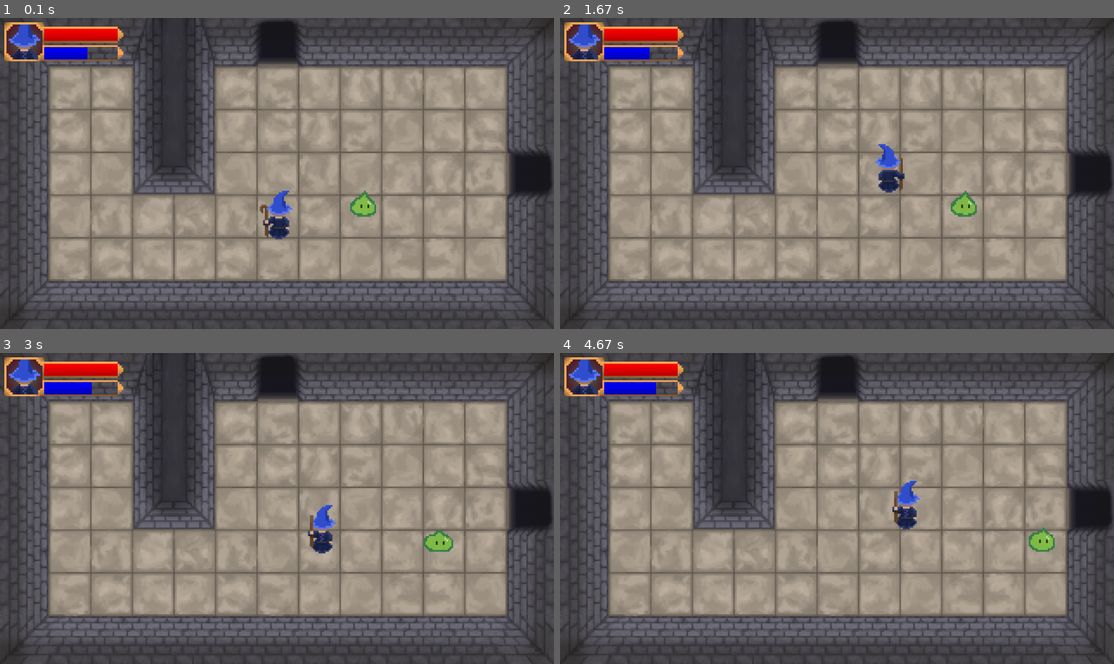
Above: before the commit, frames 1-4 (two rows, left to right).
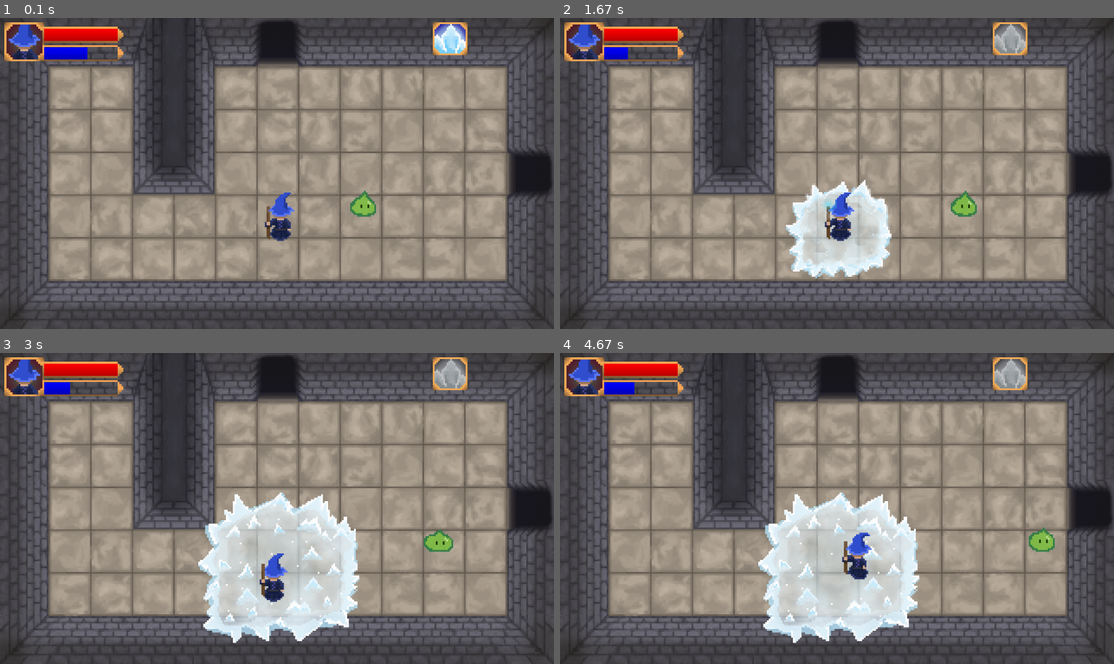
Above: after the commit, the same moments.

Repository: wmunsch/CS183-Group-Game
Game: pygame game, started from engine_Will.py
Two runs of this game, one before a commit and one after it. Both use one fixed random seed, a clock stepped at 60 frames per second and the inputs below.
Inputs:
- Up to frame 1 (0.1 s): no input
- Up to frame 2 (1.67 s): tap 3 at 0.33 s; hold Right 0.67-1.13 s; tap 2 at 0.82 s; hold Up 1.17-1.63 s
- Up to frame 3 (3 s): hold Right 1.67-2.13 s; tap 3 at 1.82 s; hold Left 2.17-2.7 s; tap 2 at 2.32 s; hold Down from 2.73 s (still down)
- Up to frame 4 (4.67 s): release Down at 3.03 s; hold Left 3.07-3.47 s; tap 3 at 3.22 s; hold Up 3.5-3.87 s; tap 2 at 3.65 s; hold Right 3.9-4.53 s; hold Down from 4.57 s (still down)

The runs differ from the first frame. In frame 1, 1.1% of the frame differs, in the area x 46-85%, y 1-72%; in frame 2, 5.8%; in frame 3, 12%; in frame 4, 12%, in the area x 13-85%, y 1-94%.

Commit message:
added a spell (3 on keyboard)

Diff:
--- a/engine_Will.py
+++ b/engine_Will.py
@@ -9,6 +9,12 @@
 ui = pygame.image.load('graphics/charUI.png')
 ui = ui.convert_alpha()
 ui = pygame.transform.scale(ui,(275,90))
+icenovaicon = pygame.image.load('graphics/icenovaicon.png')
+icenovaicon = icenovaicon.convert()
+icenovaicon = pygame.transform.scale(icenovaicon,(80,76))
+icenovaicongrey = pygame.image.load('graphics/icenovaicongrey.png')
+icenovaicongrey = icenovaicongrey.convert()
+icenovaicongrey = pygame.transform.scale(icenovaicongrey,(80,76))
 #blackFadeScreen.fill((255,255,255))
 #blackFadeScreen.setAlpha()
 done = False
@@ -18,8 +24,8 @@
 class Player(pygame.sprite.Sprite):
     def __init__(self):
         super(Player, self).__init__()
-        self.surf = pygame.image.load('graphics/character.png')
-        self.surf = pygame.transform.scale(self.surf,(76,112))
+        self.surf = pygame.image.load('graphics/player_walking_downF1.png')
+        self.surf = pygame.transform.scale(self.surf,(92,124))
         self.animation_speed = 10
         self.animation_speed = self.animation_speed
         self.rect = self.surf.get_rect()
@@ -40,6 +46,15 @@
             pygame.transform.scale(pygame.image.load('graphics/player_walking_downF2.png'),(92,124)),
             pygame.transform.scale(pygame.image.load('graphics/player_walking_downF3.png'),(92,124)),
             pygame.transform.scale(pygame.image.load('graphics/player_walking_downF4.png'),(92,124))]
+        self.cast_ice_ani = [pygame.transform.scale(pygame.image.load('graphics/player_cast_iceF1.png'),(92,124)),
+            pygame.transform.scale(pygame.image.load('graphics/player_cast_iceF2.png'),(92,124)),
+            pygame.transform.scale(pygame.image.load('graphics/player_cast_iceF3.png'),(92,124)),
+            pygame.transform.scale(pygame.image.load('graphics/player_cast_iceF4.png'),(92,124)),
+            pygame.transform.scale(pygame.image.load('graphics/player_cast_iceF5.png'),(92,124)),
+            pygame.transform.scale(pygame.image.load('graphics/player_cast_iceF6.png'),(92,124)),
+            pygame.transform.scale(pygame.image.load('graphics/player_cast_iceF7.png'),(92,124)),
+            pygame.transform.scale(pygame.image.load('graphics/player_cast_iceF8.png'),(92,124)),
+            pygame.transform.scale(pygame.image.load('graphics/player_cast_iceF9.png'),(92,124))]
 
 ######## this converts all the colors or something which increases performance############
         for i in range(0,4):
@@ -56,6 +71,11 @@
         self.fallingTime = 0
         self.falling = False
         self.hasKey = False
+        self.castingTime = 0
+        self.frameOn = 0
+        self.castingIceNova = False
+        self.icenovacooldown = 0
+        self.startCountingCooldown = False
 
 
     def update(self, pressed_keys):
@@ -65,76 +85,118 @@
         self.manaTime += 1
         if (self.manaTime % 60 == 0 and self.mana < 34):
             self.mana += self.mana_regen
-
+########## handles spell cooldowns #################
+        if (self.startCountingCooldown == True):
+            self.icenovacooldown +=1
+            if (self.icenovacooldown % 400 == 0):
+                self.startCountingCooldown = False
+                self.icenovacooldown = 0
+############starts the cast animation##############
+        if (self.isCasting == True):
+            self.castingTime += 1
+            if (self.castingTime % 8 == 0):
+                if (self.frameOn < 7):
+                    self.surf = self.cast_ice_ani[self.frameOn]
+                    self.frameOn +=1
+                elif (self.frameOn == 7):
+                    icenova.surf = icenova.animation[0]
+                    self.castingIceNova = True
+                    self.surf = self.cast_ice_ani[self.frameOn]
+                    self.frameOn +=1
+                elif (self.frameOn >7 and self.frameOn <9):
+                    self.surf = self.cast_ice_ani[self.frameOn]
+                    self.frameOn +=1
+                else:
+                    self.frameOn = 0
+                    self.isCasting = False
+                    self.castingTime = 0
+                    self.surf = self.walk_down_ani[0]
 ######### walking up animation ##############
         if pressed_keys[pygame.K_UP]:
-            self.leftspeed = 4
-            self.rightspeed = 4
-            self.downspeed = 4
-            self.direction = 1
-            self.rect.move_ip(0, -self.upspeed)
-            self.time += 1
-            if (self.time % 12 == 0):
-                if(self.current_frame>2):
-                    self.current_frame = 0
-                else:
-                    self.current_frame+=1
-
-            self.surf = self.walk_up_ani[self.current_frame]
+            if (self.isCasting == False):
+                self.leftspeed = 4
+                self.rightspeed = 4
+                self.downspeed = 4
+                self.direction = 1
+                self.rect.move_ip(0, -self.upspeed)
+                self.time += 1
+                if (self.time % 12 == 0):
+                    if(self.current_frame>2):
+                        self.current_frame = 0
+                    else:
+                        self.current_frame+=1
+
+                self.surf = self.walk_up_ani[self.current_frame]
 
 ######### walking down animation ##############
         elif pressed_keys[pygame.K_DOWN]:
-            self.leftspeed = 4
-            self.rightspeed = 4
-            self.upspeed = 4
-            self.direction = 3
-            self.rect.move_ip(0, self.downspeed)
-            self.time += 1
-            if (self.time % 12 == 0):
-                if(self.current_frame>2):
-                    self.current_frame = 0
-                else:
-                    self.current_frame+=1
-
-            self.surf = self.walk_down_ani[self.current_frame]
+            if (self.isCasting == False):
+                self.leftspeed = 4
+                self.rightspeed = 4
+                self.upspeed = 4
+                self.direction = 3
+                self.rect.move_ip(0, self.downspeed)
+                self.time += 1
+                if (self.time % 12 == 0):
+                    if(self.current_frame>2):
+                        self.current_frame = 0
+                    else:
+                        self.current_frame+=1
+
+                self.surf = self.walk_down_ani[self.current_frame]
 
 ######### walking left animation ##############
         elif pressed_keys[pygame.K_LEFT]:
-            self.downspeed = 4
-            self.rightspeed = 4
-            self.upspeed = 4
-            self.direction = 4
-            self.rect.move_ip(-self.leftspeed, 0)
-            self.time += 1
-            if (self.time % 12 == 0):
-                if(self.current_frame>2):
-                    self.current_frame = 0
-                else:
-                    self.current_frame+=1
-
-            self.surf = self.walk_left_ani[self.current_frame]
+            if (self.isCasting == False):
+                self.downspeed = 4
+                self.rightspeed = 4
+                self.upspeed = 4
+                self.direction = 4
+                self.rect.move_ip(-self.leftspeed, 0)
+                self.time += 1
+                if (self.time % 12 == 0):
+                    if(self.current_frame>2):
+                        self.current_frame = 0
+                    else:
+                        self.current_frame+=1
+
+                self.surf = self.walk_left_ani[self.current_frame]
 
 ######### walking right animation ##############
         elif pressed_keys[pygame.K_RIGHT]:
-            self.leftspeed = 4
-            self.downspeed = 4
-            self.upspeed = 4
-            self.direction = 2
-            self.rect.move_ip(self.rightspeed, 0)
-            self.time += 1
-            if (self.time % 12 == 0):
-                if(self.current_frame>2):
-                    self.current_frame = 0
-                else:
-                    self.current_frame+=1
-
-            self.surf = self.walk_right_ani[self.current_frame]
+            if (self.isCasting == False):
+                self.leftspeed = 4
+                self.downspeed = 4
+                self.upspeed = 4
+                self.direction = 2
+                self.rect.move_ip(self.rightspeed, 0)
+                self.time += 1
+                if (self.time % 12 == 0):
+                    if(self.current_frame>2):
+                        self.current_frame = 0
+                    else:
+                        self.current_frame+=1
+
+                self.surf = self.walk_right_ani[self.current_frame]
 
         elif pressed_keys[pygame.K_2]:
             if (self.mana >= 5 and self.isCasting==False):
                 #cast spell here
                 self.isCasting = True
                 self.mana = self.mana - 5
+
+        elif pressed_keys[pygame.K_3]:
+            if (self.isCasting == False and self.startCountingCooldown == False and self.mana >= 10):#(self.mana >= 10 and self.isCasting ==False):
+                xdistance = self.rect.x - icenova.rect.x - 150
+                ydistance = self.rect.y -icenova.rect.y - 105
+                icenova.rect.move_ip(xdistance, ydistance)
+                self.startCountingCooldown = True
+                self.mana -= 10
+                #self.castingIceNova = True
+                self.isCasting = True
+
+
+
 
 #########this makes it so you only cast once per keypress##########
         elif event.type == pygame.KEYUP:
@@ -224,11 +286,59 @@
         self.rect = self.surf.get_rect()
         self.rect.move_ip(1100,200)
 
-class Goblin:
-    x = 0
-    y = 0
-    health = 3
-
+class IceNova(pygame.sprite.Sprite):
+    def __init__(self):
+        super(IceNova, self).__init__()
+        self.surf = pygame.image.load('graphics/icenova0.png')
+        self.surf = pygame.transform.scale(self.surf,(392,392))
+        self.rect = self.surf.get_rect()
+        self.rect.move_ip(400,200) #player spawn point
+        self.animation = [pygame.transform.scale(pygame.image.load('graphics/icenova0.png'),(392,392)),
+            pygame.transform.scale(pygame.image.load('graphics/icenova1.png'),(392,392)),
+            pygame.transform.scale(pygame.image.load('graphics/icenova2.png'),(392,392)),
+            pygame.transform.scale(pygame.image.load('graphics/icenova3.png'),(392,392)),
+            pygame.transform.scale(pygame.image.load('graphics/icenova4.png'),(392,392)),
+            pygame.transform.scale(pygame.image.load('graphics/icenova5.png'),(392,392)),
+            pygame.transform.scale(pygame.image.load('graphics/icenova6.png'),(392,392)),
+            pygame.transform.scale(pygame.image.load('graphics/icenova7.png'),(392,392)),
+            pygame.transform.scale(pygame.image.load('graphics/icenova8.png'),(392,392)),
+            pygame.transform.scale(pygame.image.load('graphics/icenova6.png'),(392,392)),
+            pygame.transform.scale(pygame.image.load('graphics/icenova7.png'),(392,392)),
+            pygame.transform.scale(pygame.image.load('graphics/icenova9.png'),(392,392)),
+            pygame.transform.scale(pygame.image.load('graphics/icenova10.png'),(392,392)),
+            pygame.transform.scale(pygame.image.load('graphics/icenova11.png'),(392,392)),
+            pygame.transform.scale(pygame.image.load('graphics/icenova12.png'),(392,392))]
+            #pygame.image.load('graphics/blank.png')]
+        for i in range(0,13):
+            self.animation[i] = self.animation[i].convert_alpha()
+
+        self.frameOn = 0
+        self.castingTime = 0
+        self.counter = 0
+    def update(self):
+############starts the animation##############
+        self.castingTime += 1
+        if (self.castingTime % 7 == 0):
+            #if (self.frameOn == 0):
+            if (self.frameOn < 7):
+                self.frameOn +=1
+                self.surf = self.animation[self.frameOn]
+
+            elif(self.frameOn >6 and self.frameOn < 12):
+                self.counter +=1
+                if (self.counter % 5 == 0):
+                    self.surf = self.animation[self.frameOn]
+                    self.frameOn +=1
+
+            elif(self.frameOn >11 and self.frameOn <15):
+                self.surf = self.animation[self.frameOn]
+                self.frameOn +=1
+            else:
+                self.frameOn = 0
+                self.castingTime = 0
+                self.counter = 0
+                player.castingIceNova = False
+                #self.surf = null#self.animation[self.frameOn]
 
 class Wall(pygame.sprite.Sprite):
     def __init__(self,x,y,width,height):
@@ -239,6 +349,9 @@
     roomimage = pygame.image.load('graphics/room2.png')
     roomimage = roomimage.convert()
     roomimage = pygame.transform.scale(roomimage,(1280,720))
+    #roomfloor = pygame.image.load('graphics/floor2b.png')
+    #roomfloor= roomfloor.convert()
+    #roomfloor = pygame.transform.scale(roomfloor,(1280,720))
     wallLeft1 = Wall(0,0,100,720)
     wallLeft2 = Wall(0,0,0,0)
     wallRight1 = Wall(1180,0,100,240)
@@ -371,7 +484,7 @@
     return(col)
 
 
-
+icenova = IceNova()
 slime1 = Slime()
 player = Player()
 firstroom = room1()
@@ -388,7 +501,7 @@
 ## add monster sprites to this group to draw them to the screen
 sprites_alive.add(player)
 sprites_alive.add(slime1)
-
+#sprites_alive.add(icenova)
 
 
 sprites_walls.add(firstroom.wallLeft1)
@@ -404,18 +517,30 @@
 
         pressed_keys = pygame.key.get_pressed()
 
-        screen.blit(currentroom.roomimage,(0,0)) #draws the current map/room
+        screen.blit(currentroom.roomimage,(0,0))
+
+        if (player.castingIceNova == True):
+            icenova.update()
+            screen.blit(icenova.surf,icenova.rect)
+
+####### drawing spell icons #################################
+        if (player.startCountingCooldown == False):
+            screen.blit(icenovaicon,(1000,10))
+        else :
+            screen.blit(icenovaicongrey,(1000,10))
+
+        for entity in sprites_alive: #this draws the sprites in the sprites_alive group (player and monsters)
+            screen.blit(entity.surf, entity.rect)
+
+
+        if currentroom == fourthroom and player.hasKey == False:
+            screen.blit(bosskey.surf,bosskey.rect)
+
+
+
         pygame.draw.rect(screen,(255,0,0), (102,25,player.health*5,30),0) #draws the health bar
         pygame.draw.rect(screen,(0,0,255), (102,68,player.mana*5,30),0) #draws the mana bar
         screen.blit (ui,(10,10))#draws the ui to the screen
-
-        for entity in sprites_alive: #this draws the sprites in the sprites_alive group (player and monsters)
-            screen.blit(entity.surf, entity.rect)
-
-
-        if currentroom == fourthroom and player.hasKey == False:
-            screen.blit(bosskey.surf,bosskey.rect)
-
 
 ###############These if statements check for collision with player and walls and if true sets the players speed to 0###############
         if(currentroom == fourthroom):
